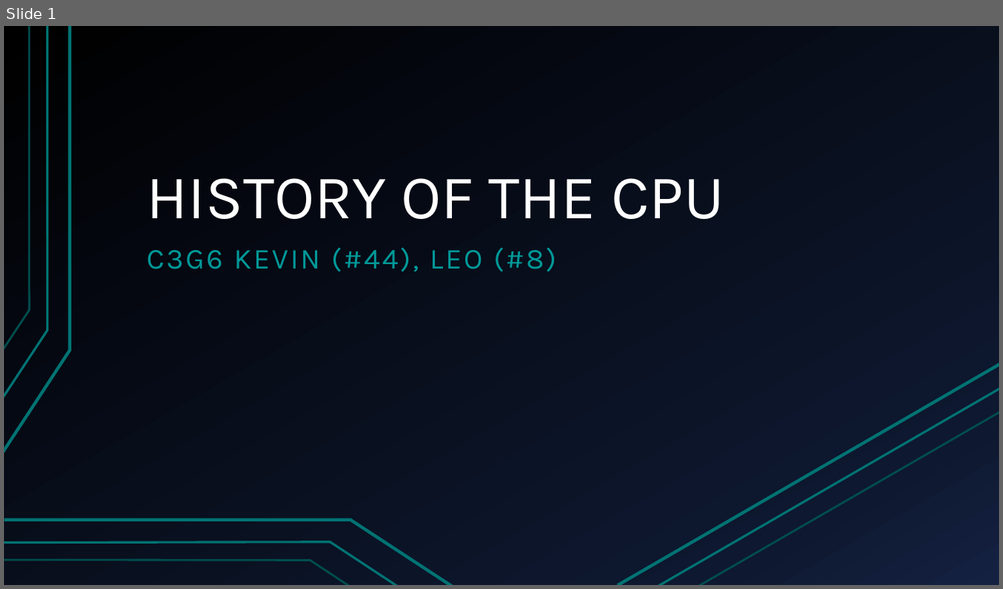
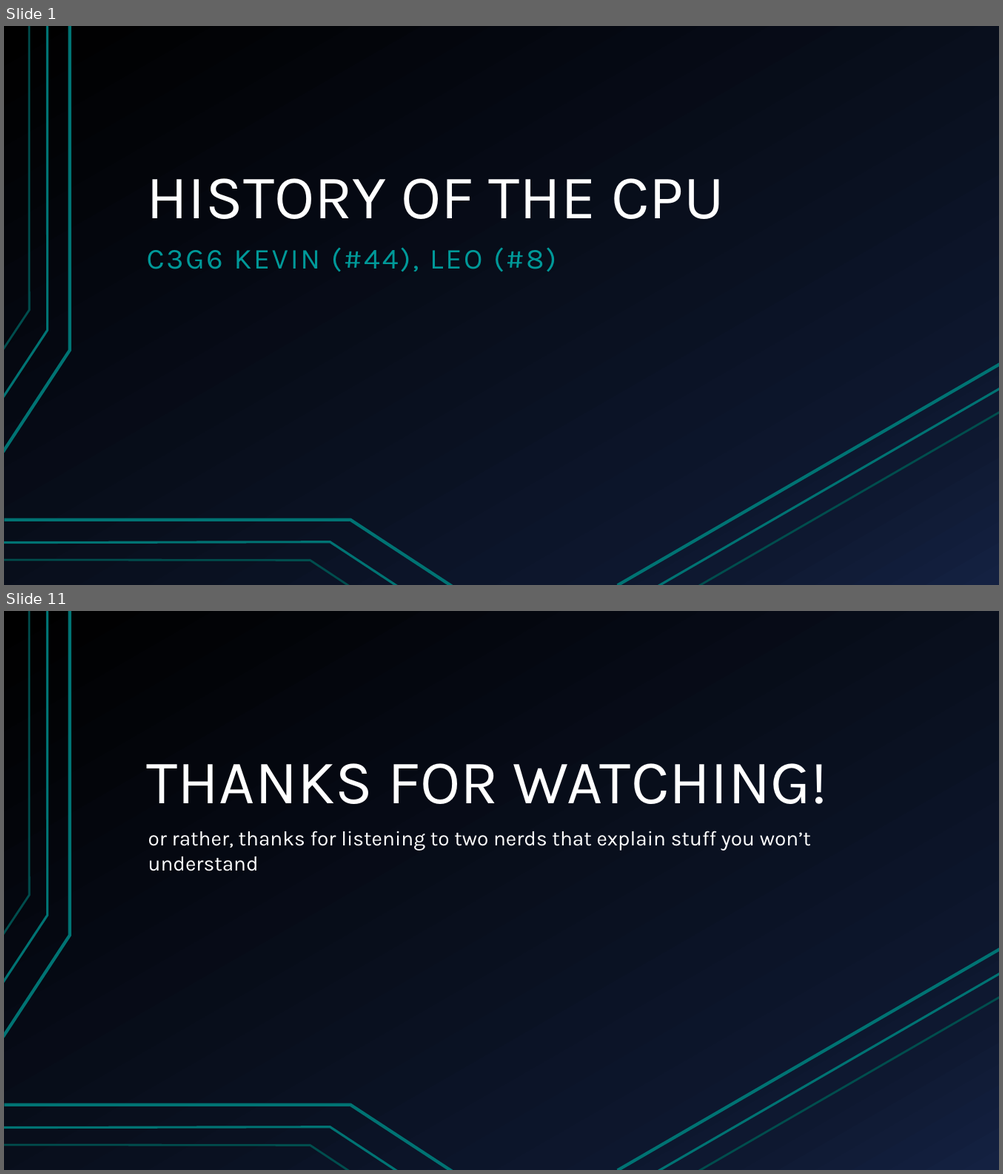
Before and after one commit to pythonleo/EnglishProject, a slide deck: template.pptx. Shown one above the other, each under a label of ours: slide 1 before the commit, slides 1 and 11 after it; the slides between them are not shown. The pictures are 1003x589 and 1003x1174 pixels, drawn with LibreOffice and Linux fonts; fonts in the diff are those of the drawing. Boxes give left, top, right and bottom in pixels: in the first picture for what was removed or moved away, otherwise in the second. Text is boxed around its words. In the diff, an @@ line names an element or a change of style, - is before the commit and + after.

```diff
--- a/template.pptx
+++ b/template.pptx
@@ slide 11 added at <box>4,611,999,1170</box>, background gradient #000000 to #0F1931 to #142242; not listed: 9 template elements that a slide beside it also shows @@
@@ title added at <box>147,763,828,804</box>, 60 pt, text #FFFFFF @@
+THANKS FOR WATCHING!
@@ text added at <box>148,831,811,851</box>, 20 pt, text #FFFFFF @@
+or rather, thanks for listening to two nerds that explain stuff you won’t understand
```
Also in this commit, not shown: 2 slides changed, 6 other slides added, 1 slide removed.
